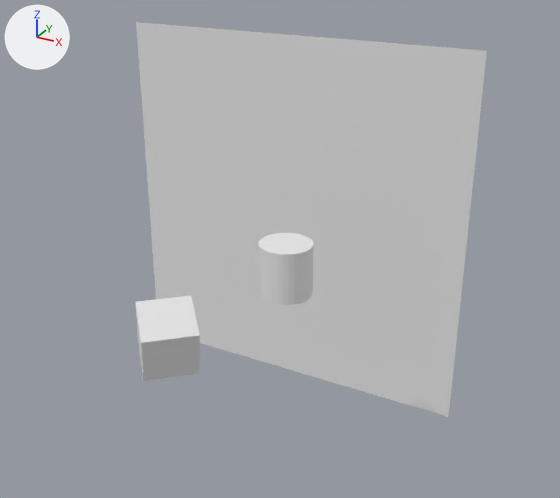
One commit to the Blender file time_of_flight.blend: the scene before it, then after it.
The view is the same before and after, from a 50 mm camera at (15.3, -12.8, 14.1) aimed at (2.3, 10.7, 2.4). The axes (+X, +Y, +Z) are drawn at upper left. The lights are the same throughout.

The older version as bpy lines, for what is in view:
```python
mat_material = diffuse_material('Material')
mat_material.base_color = (0.8, 0.8, 0.8)  # white #e7e7e7
me_cube = bpy.data.meshes.new('Cube')
me_cube.from_pydata(...)  # a box spanning x -1.0..1.0, y -1.0..1.0, z -1.0..1.0
me_cube.materials.append(mat_material)  # white #e7e7e7
me_cylinder = bpy.data.meshes.new('Cylinder')
me_cylinder.from_pydata(...)  # a 32-sided cylinder along z spanning x -1.0..1.0, y -1.0..1.0, z -1.0..1.0
me_cylinder.materials.append(mat_material)  # white #e7e7e7
me_plane = bpy.data.meshes.new('Plane')
me_plane.from_pydata([(-1.0, -1.0, 0.0), (1.0, -1.0, 0.0), (-1.0, 1.0, 0.0), (1.0, 1.0, 0.0)], [], [(0, 1, 3, 2)])
me_plane.materials.append(mat_material)  # white #e7e7e7
ob_cube = bpy.data.objects.new('Cube', me_cube)
ob_cube.location = (0.0, 6.53, 0.0)
ob_cube.rotation_euler = (0.0, 0.302, -0.821)  # degrees (0, 17, -47)
ob_cylinder = bpy.data.objects.new('Cylinder', me_cylinder)
ob_cylinder.location = (2.98, 9.95, 2.03)
ob_plane = bpy.data.objects.new('Plane', me_plane)
ob_plane.location = (-0.06, 16.04, 1.36)
ob_plane.rotation_euler = (1.571, 0.0, 0.0)  # degrees (90, 0, 0)
ob_plane.scale = (8.03, 8.03, 8.03)
```
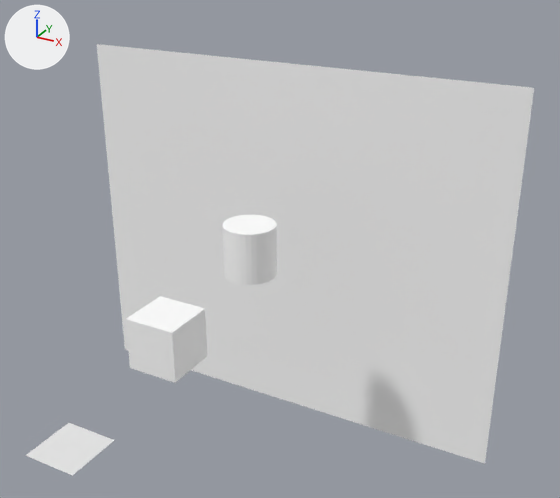
What differs and where, as boxes (x1, y1, x2, y2) in the pictures (560 x 498 px):
'Plane', recoloured, moved, rescaled (24% wider, 6% taller): before (136, 22, 487, 417); after (97, 44, 534, 464)
'Cylinder', recoloured, moved: before (259, 233, 314, 305); after (222, 215, 277, 285)
'Cube', recoloured, moved, turned: before (135, 296, 200, 381); after (126, 296, 207, 383)
'xy_table', added: after (25, 423, 114, 476)

The change, as a list of edits to the scene's bpy script:
```text
Change mat_material:
    mat_material.base_color: (0.8, 0.8, 0.8) -> (1.0, 1.0, 1.0)  # white #e7e7e7 -> white #ffffff
Add mat_xytable:
    mat_xytable = diffuse_material('xytable')
    mat_xytable.base_color = (0.8, 0.8, 0.8)  # white #e7e7e7
Add me_plane_001:
    me_plane_001.from_pydata([(-1.0, -1.0, 0.0), (1.0, -1.0, 0.0), (-1.0, 1.0, 0.0), (1.0, 1.0, 0.0)], [], [(0, 1, 3, 2)])
    me_plane_001.materials.append(mat_xytable)  # white #e7e7e7
Change ob_plane:
    ob_plane.location: (-0.06, 16.04, 1.36) -> (-0.06, 15.45, 0.13)
    ob_plane.scale: (8.03, 8.03, 8.03) -> (9.98, 8.22, 11.6)
Change ob_cylinder:
    ob_cylinder.location: (2.98, 9.95, 2.03) -> (1.45, 9.95, 2.47)
Change ob_cube:
    ob_cube.rotation_euler: (0.0, 0.302, -0.821) -> (0.0, 0.0, 0.0)  # degrees (0, 17, -47) -> degrees (0, 0, 0)
    ob_cube.location: (0.0, 6.53, 0.0) -> (0.0, 6.53, -0.02)
Add ob_xy_table:
    ob_xy_table = bpy.data.objects.new('xy_table', me_plane_001)
    ob_xy_table.location = (-0.67, 1.96, -1.98)
```
